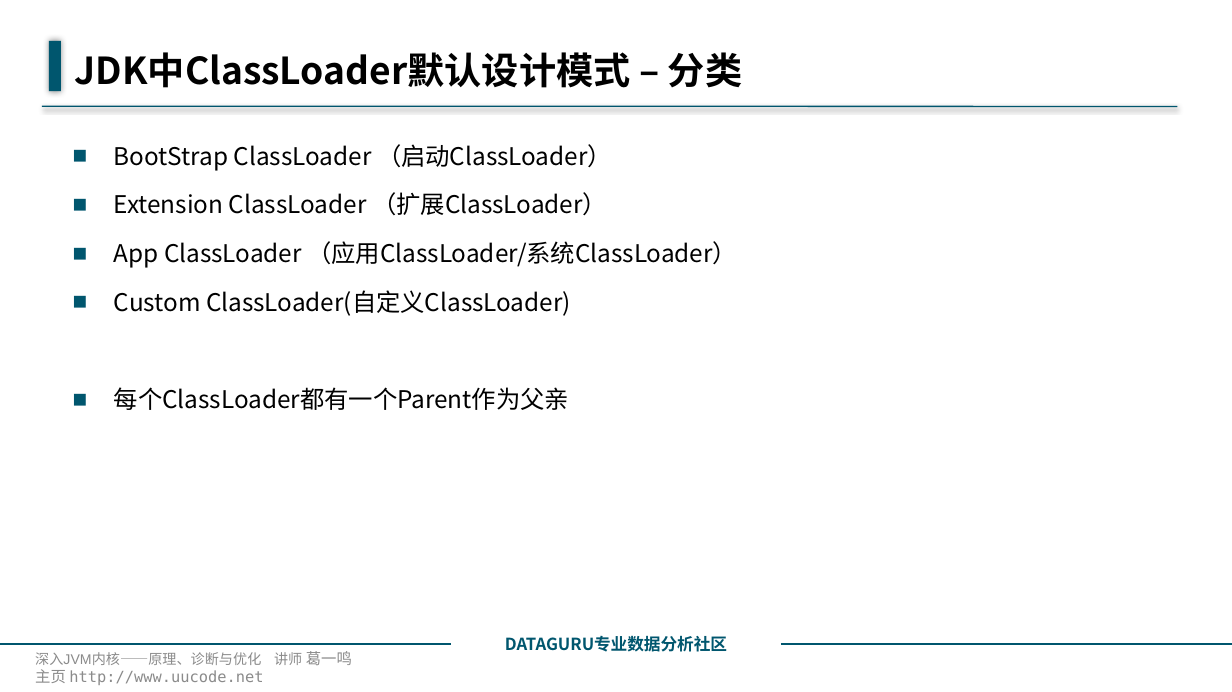
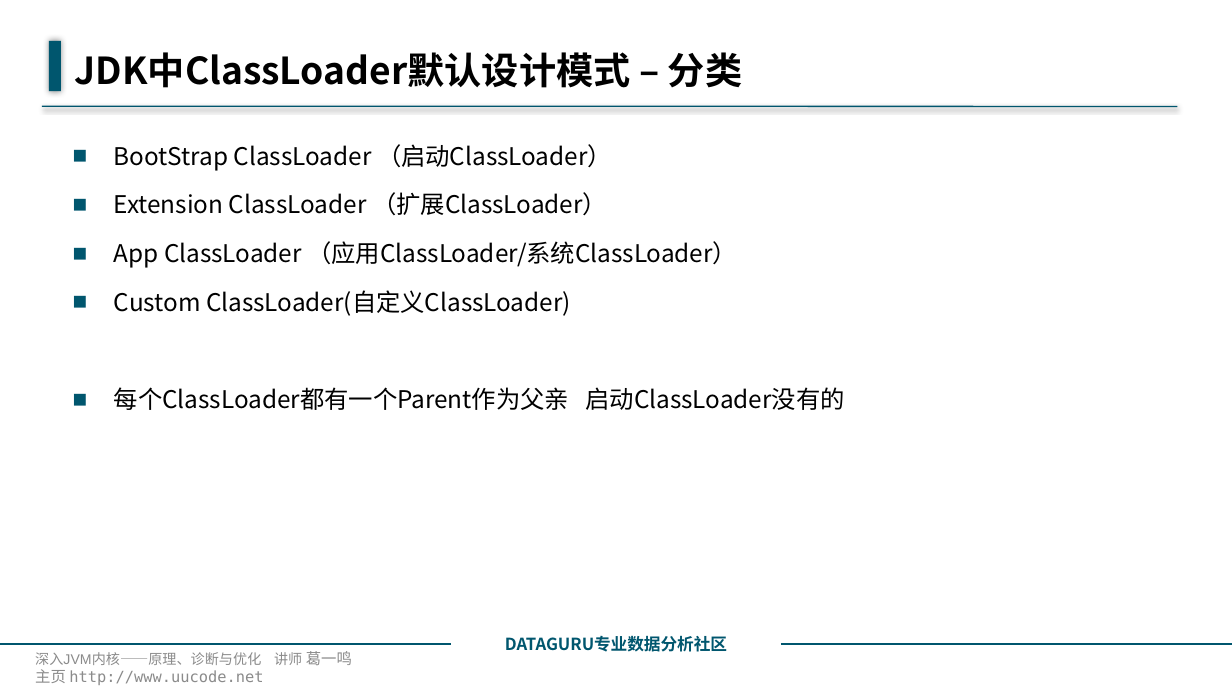
Before and after one commit to 1606884098/javabase, a slide deck: slide 11 of javabase1Jvm/src/main/java/com/javabase/jvm1runtime/runtimeDetail/6.类装载器.pptx. Drawn at 1232x692 pixels with LibreOffice and Linux fonts; fonts in the diff are those of the drawing; background and template pictures are left out. Boxes give left, top, right and bottom in pixels: in the first picture for what was removed or moved away, otherwise in the second. Text is boxed around its words. In the diff, an @@ line names an element or a change of style, - is before the commit and + after.

```diff
--- a/javabase1Jvm/src/main/java/com/javabase/jvm1runtime/runtimeDetail/6.类装载器.pptx
+++ b/javabase1Jvm/src/main/java/com/javabase/jvm1runtime/runtimeDetail/6.类装载器.pptx
@@ text at (x1=114, y1=387, x2=844, y2=410): text changed @@
-■ 每个ClassLoader都有一个Parent作为父亲
+■ 每个ClassLoader都有一个Parent作为父亲 启动ClassLoader没有的
```
Also in this commit, not shown: 2 other slides changed, 7 other files.
